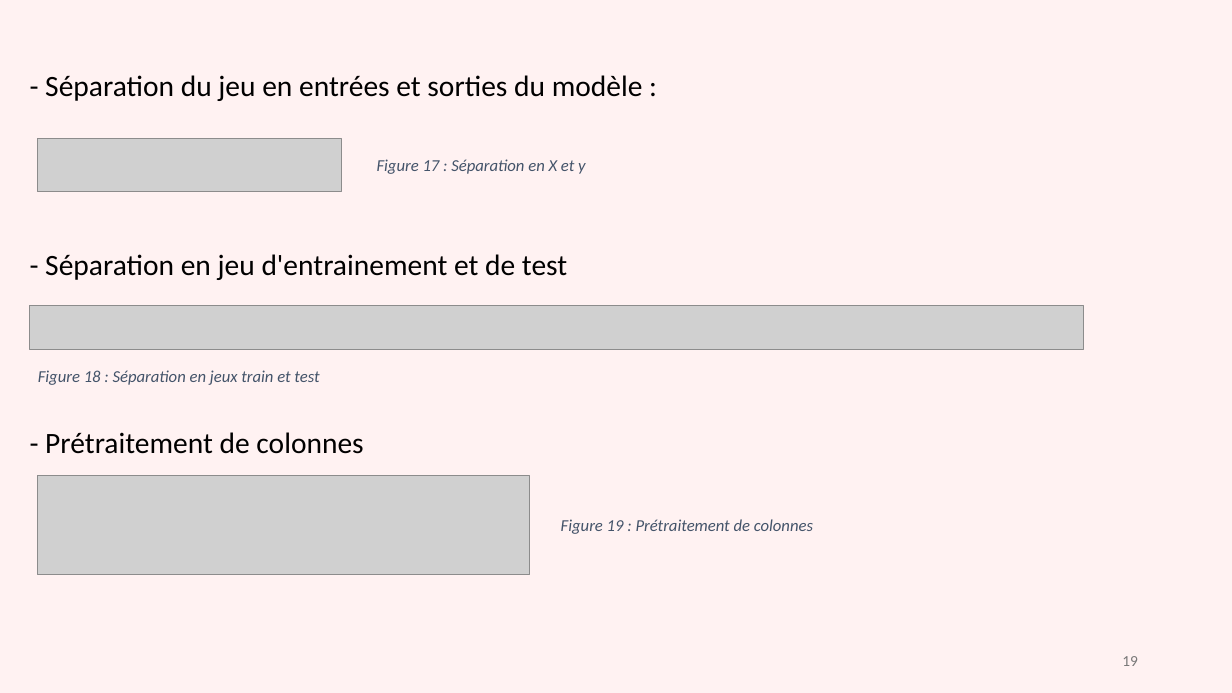
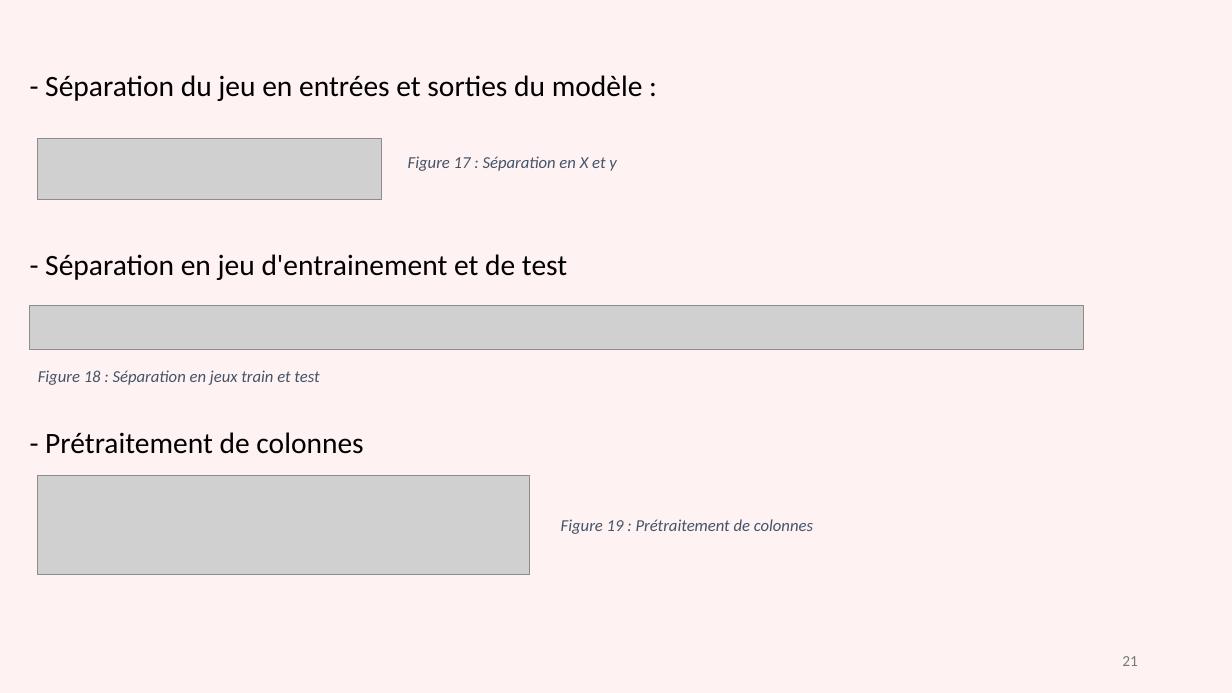
Before and after one commit to gdaume24/Projet-chef-oeuvre, a slide deck: slide 21 of E1/diapo.PPTX (slide 19 before the commit). Drawn at 1232x693 pixels with LibreOffice and Linux fonts; fonts in the diff are those of the drawing; grey boxes stand for pictures. Boxes give left, top, right and bottom in pixels: in the first picture for what was removed or moved away, otherwise in the second. Text is boxed around its words. In the diff, an @@ line names an element or a change of style, - is before the commit and + after.

```diff
--- a/E1/diapo.PPTX
+++ b/E1/diapo.PPTX
@@ picture: place and size @@
-picture at (37,139,341,192)
+picture at (37,139,382,200)
@@ text "Figure 17 : Séparation en ...": place and size @@
-text "Figure 17 : Séparation en ..." at (377,159,585,174)
+text "Figure 17 : Séparation en ..." at (408,156,616,171)
@@ page number at (1122,656,1138,666): text changed @@
-19
+21
```
Also in this commit, not shown: 17 other slides changed, 4 slides added, 4 other files.
